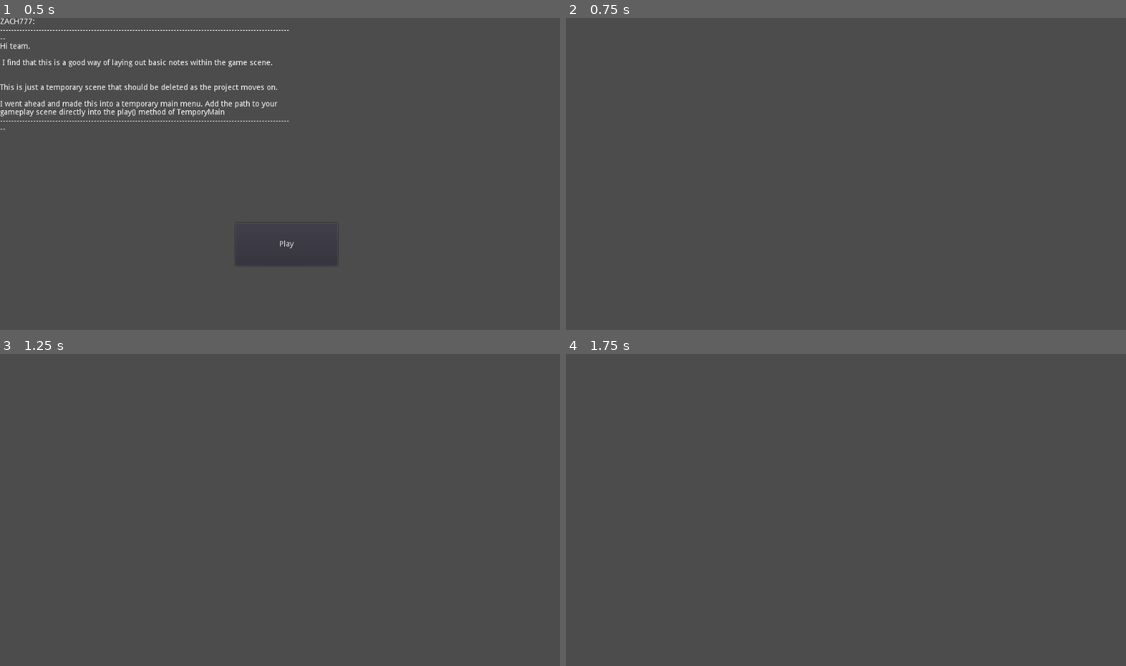
Above: before the commit, frames 1-4 (two rows, left to right).
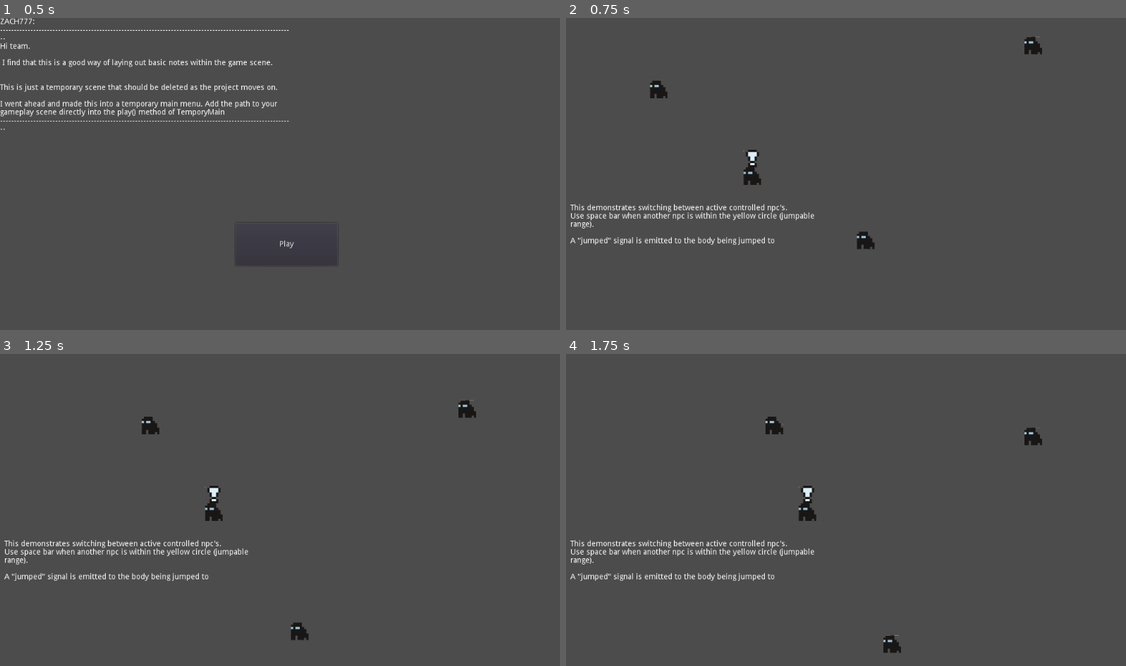
Above: after the commit, the same moments.

Repository: MxAshUp/godot-wild-jam-2
Game: Godot game, scene res://TemporaryMain.tscn
Same seed, same stepped clock (60 frames per second), same inputs: the game is played once before the commit and once after it.
Inputs:
- Up to frame 1 (0.5 s): no input
- Up to frame 2 (0.75 s): click "Play" at 0.5 s
- Up to frame 3 (1.25 s): no input
- Up to frame 4 (1.75 s): tap Enter (ui_accept) at 1.25, 1.52 s

Frame 1 is identical in both runs. In frame 2, 1.8% of the frame differs, in the area x 0-86%, y 5-75%; in frame 3, 1.8%, in the area x 0-86%, y 14-92%; in frame 4, 1.8%.

Commit message:
Fixed merge conflict with SceneBrowser

Diff:
--- a/Global/SceneBrowser.gd
+++ b/Global/SceneBrowser.gd
@@ -9,7 +9,7 @@
 func load_scene( scene_name ):
 	#Add the path to scenes here.
 	if scene_name == "Test" :
-		return load( "res://PrototypeScenes/PathTest.tscn" )
+		return load( "res://PrototypeScenes/Patrol/PathTest.tscn" )
 
 
 func change_scene( scene_name ):
